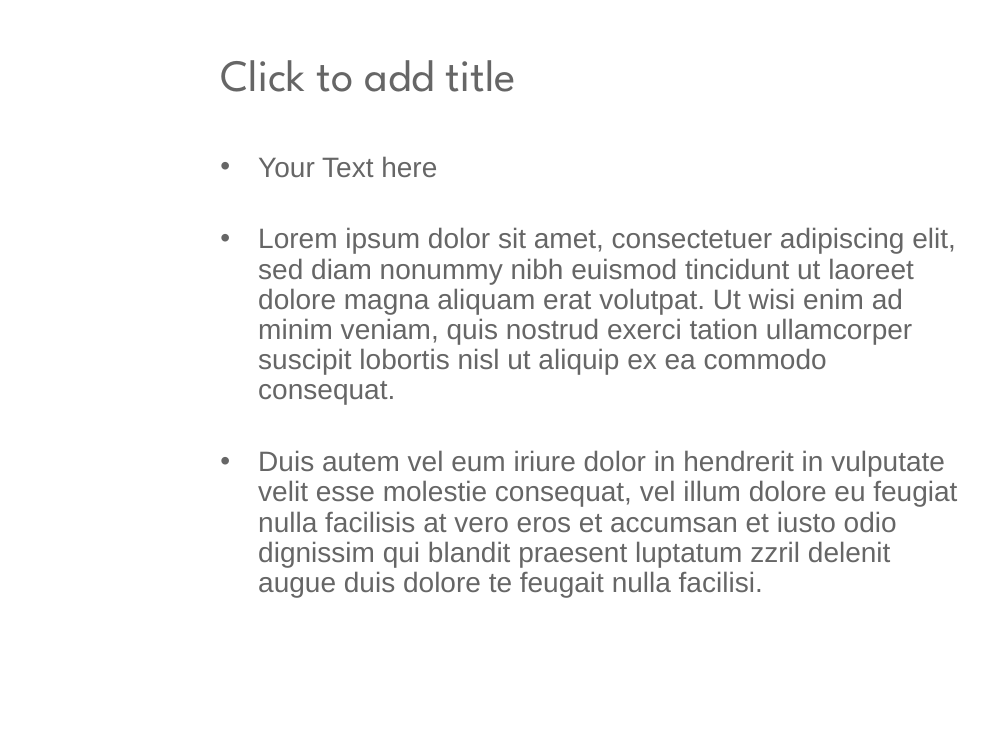
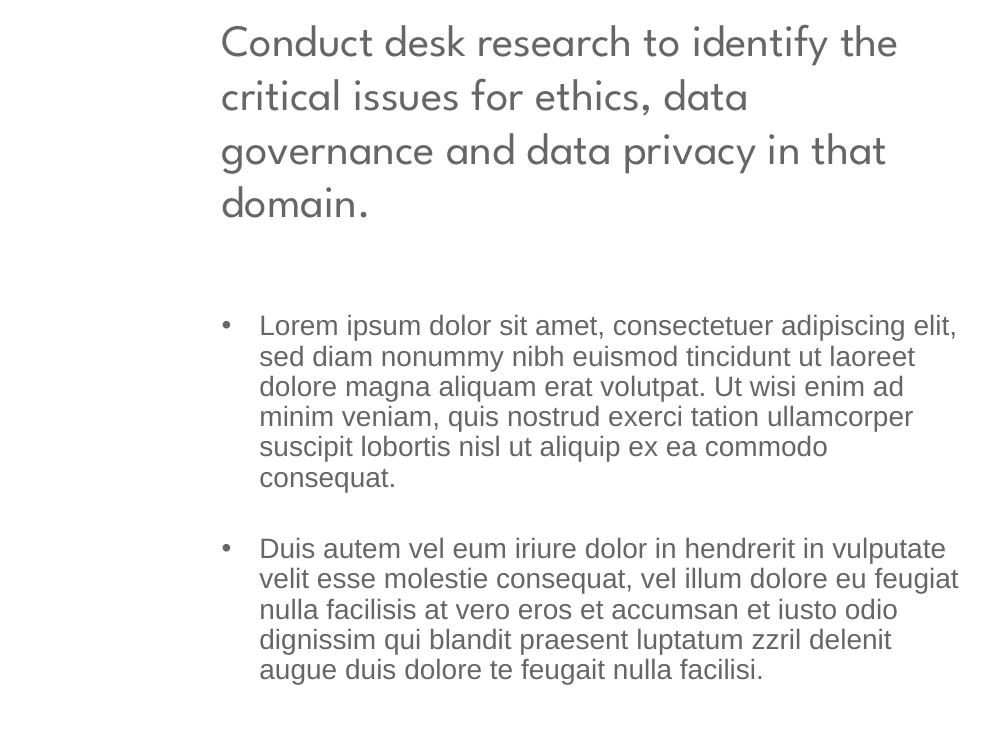
Before and after one commit to JackDaedalus/DataMgmtCA1, a slide deck: slide 3 of PPT_CA1/Data Management - CA1 - Ethics Gov Privacy - Student Ciaran Finnegan d21124026 v1-0 100222.pptx. Drawn at 1008x756 pixels with LibreOffice and Linux fonts; fonts in the diff are those of the drawing; background and template pictures are left out. Boxes give left, top, right and bottom in pixels: in the first picture for what was removed or moved away, otherwise in the second. Text is boxed around its words. In the diff, an @@ line names an element or a change of style, - is before the commit and + after.

Commit message:
PPT SetUp _2
PPT SetUp _2

```diff
--- a/PPT_CA1/Data Management - CA1 - Ethics Gov Privacy - Student Ciaran Finnegan d21124026 v1-0 100222.pptx
+++ b/PPT_CA1/Data Management - CA1 - Ethics Gov Privacy - Student Ciaran Finnegan d21124026 v1-0 100222.pptx
@@ title at [222, 24, 899, 218]: text changed @@
-Click to add title
+Conduct desk research to identify the critical issues for ethics, data governance and data privacy in that domain.
@@ text at [258, 156, 437, 177]: paragraph removed @@
-• Your Text here
@@ text "Lorem ipsum dolor sit amet, ...": place and size @@
-text "Lorem ipsum dolor sit amet, ..." at [258, 156, 957, 597]
+text "Lorem ipsum dolor sit amet, ..." at [259, 314, 959, 684]
```
Also in this commit, not shown: 1 other slide changed, 5 slides added.
